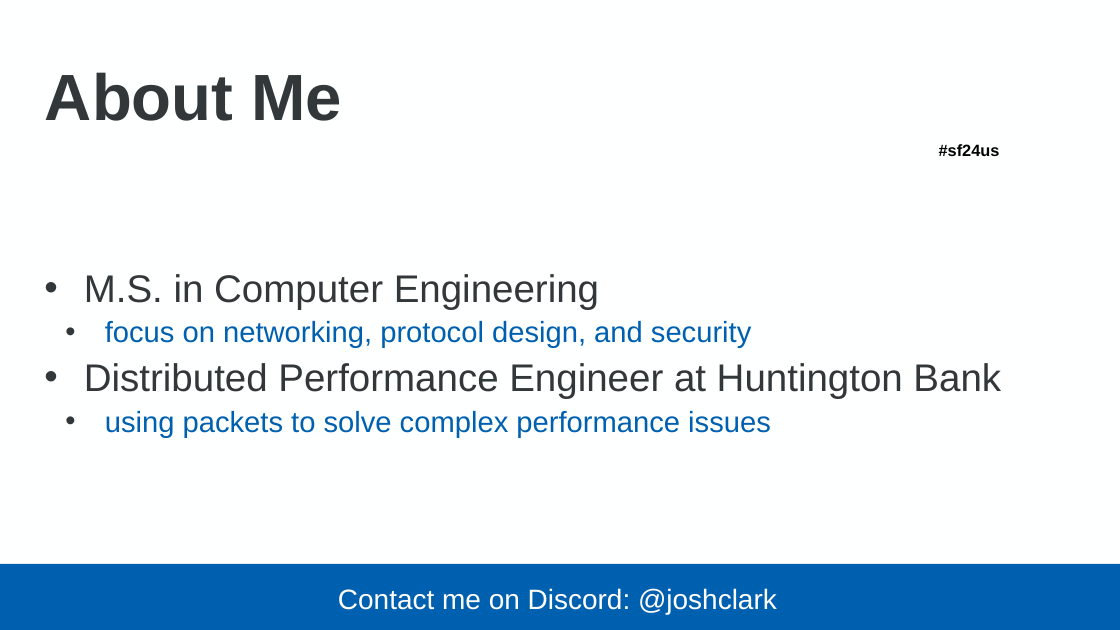
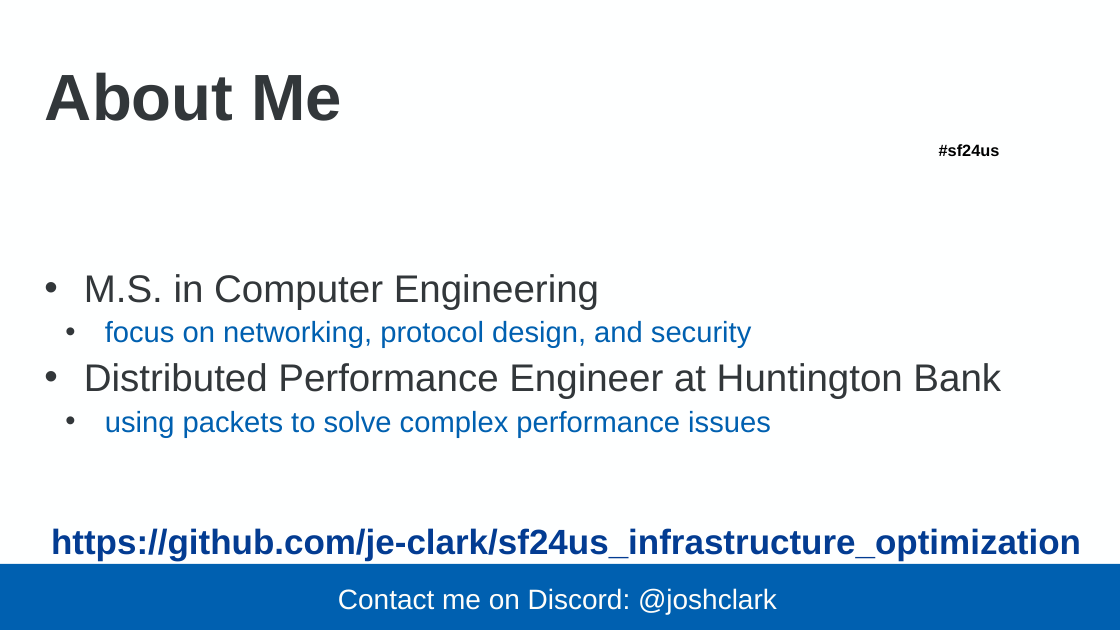
Before and after one commit to je-clark/sf24us_infrastructure_optimization, a slide deck: slide 2 of PacketGuidedOptimization_Sharkfest2024_JClark.pptx. Drawn at 1120x630 pixels with LibreOffice and Linux fonts; fonts in the diff are those of the drawing; background and template pictures are left out. Boxes give left, top, right and bottom in pixels: in the first picture for what was removed or moved away, otherwise in the second. Text is boxed around its words. In the diff, an @@ line names an element or a change of style, - is before the commit and + after.

```diff
--- a/PacketGuidedOptimization_Sharkfest2024_JClark.pptx
+++ b/PacketGuidedOptimization_Sharkfest2024_JClark.pptx
@@ text added at (51, 528, 1081, 561), 60 pt, text #033C92, bold @@
+https://github.com/je-clark/sf24us_infrastructure_optimization
```
Also in this commit, not shown: 1 other slide changed.
